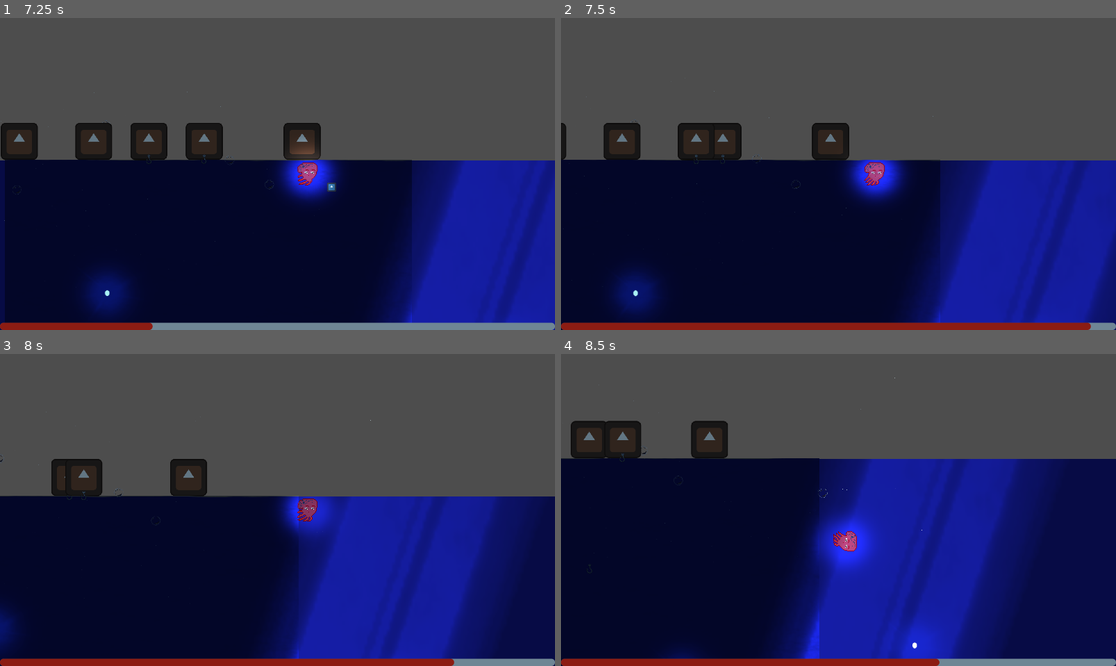
Above: before the commit, frames 1-4 (two rows, left to right).
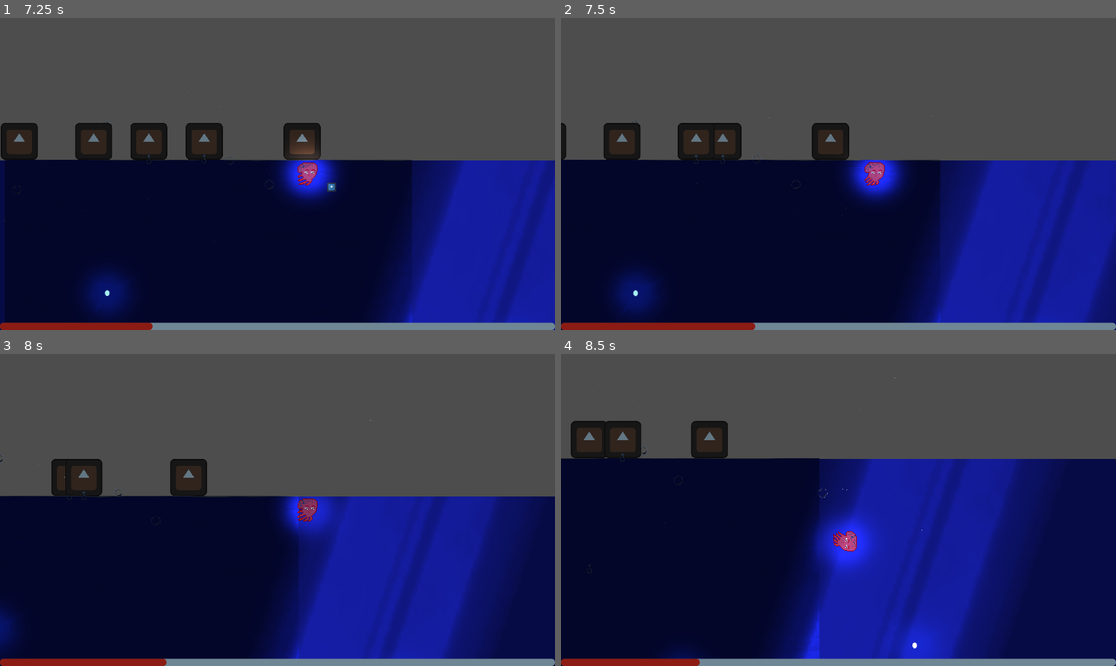
Above: after the commit, the same moments.

Repository: alfroids/tidal-storm
Game: Godot game, scene res://scenes/levels/main.tscn
Same seed, same stepped clock (60 frames per second), same inputs: the game is played once before the commit and once after it. The engine's default icon, where the game draws it, is replaced by a stand-in: a white triangle on a blue panel in a dark square.
Inputs:
- Up to frame 1 (7.25 s): hold W (move_up) 0.53-2.03 s; tap Space (dash) every 0.75 s from 0.6 to 6.6 s; hold A (move_left) 2.03-3.53 s; hold S (move_down) 3.53-4.28 s; hold D (move_right) 4.28-5.03 s; hold W (move_up) 5.03-5.78 s; hold D (move_right) from 5.78 s (still down)
- Up to frame 2 (7.5 s): keep holding D (move_right); tap Space (dash) at 7.35 s
- Up to frame 3 (8 s): keep holding D (move_right)
- Up to frame 4 (8.5 s): release D (move_right) at 8.03 s; hold S (move_down) from 8.03 s (still down); tap Space (dash) at 8.1 s

Frame 1 is identical in both runs. In frame 2, 1.5% of the frame differs, in the area x 34-96%, y 97-100%; in frame 3, 1.3%; in frame 4, 1.1%.

Commit message:
Collecting itens increments only a portion of the ProgressBar

Diff:
--- a/scenes/UI/ui.gd
+++ b/scenes/UI/ui.gd
@@ -1,13 +1,19 @@
 extends CanvasLayer
+
+
+
+@export var _progress_bar: ProgressBar
+
 
 @onready var calm_timer = CycleManager.calm_timer
 @onready var storm_timer = CycleManager.storm_timer
 
-@export var _progress_bar: ProgressBar
+@onready var calm_max_value = calm_timer.wait_time
+@onready var storm_max_value = storm_timer.wait_time
 
 func _process(_delta):
 	if calm_timer.time_left > 0:
-		_progress_bar.value = (calm_timer.time_left / calm_timer.wait_time) * 100
+		_progress_bar.value = (calm_timer.time_left / calm_max_value) * 100
 
 	if storm_timer.time_left > 0:
-		_progress_bar.value = (1 - storm_timer.time_left / storm_timer.wait_time) * 100
+		_progress_bar.value = (1 - storm_timer.time_left / storm_max_value) * 100
